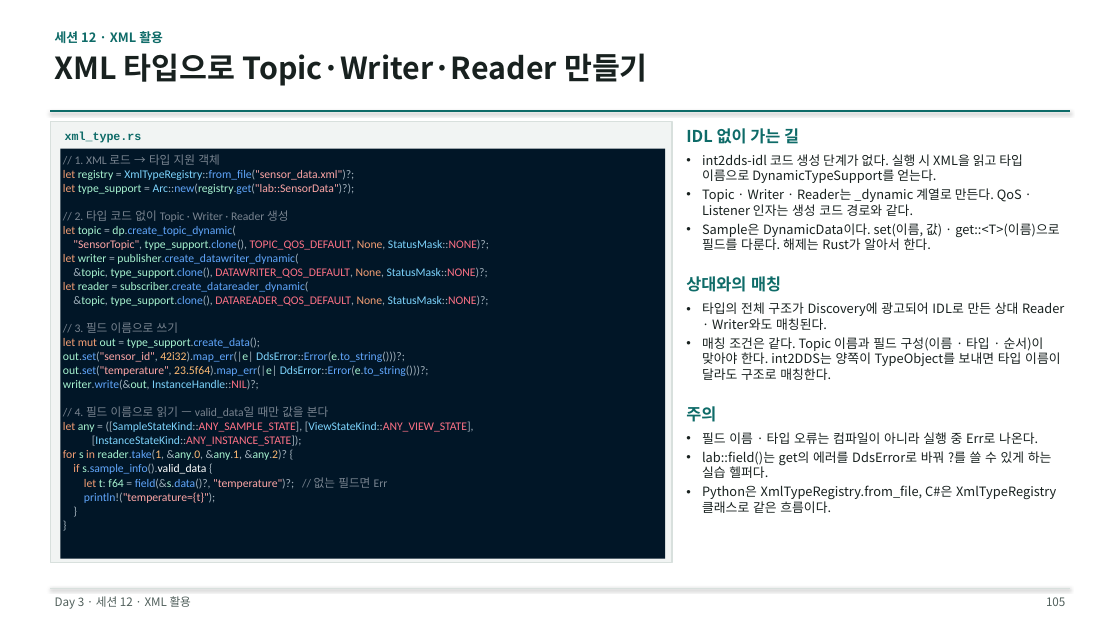
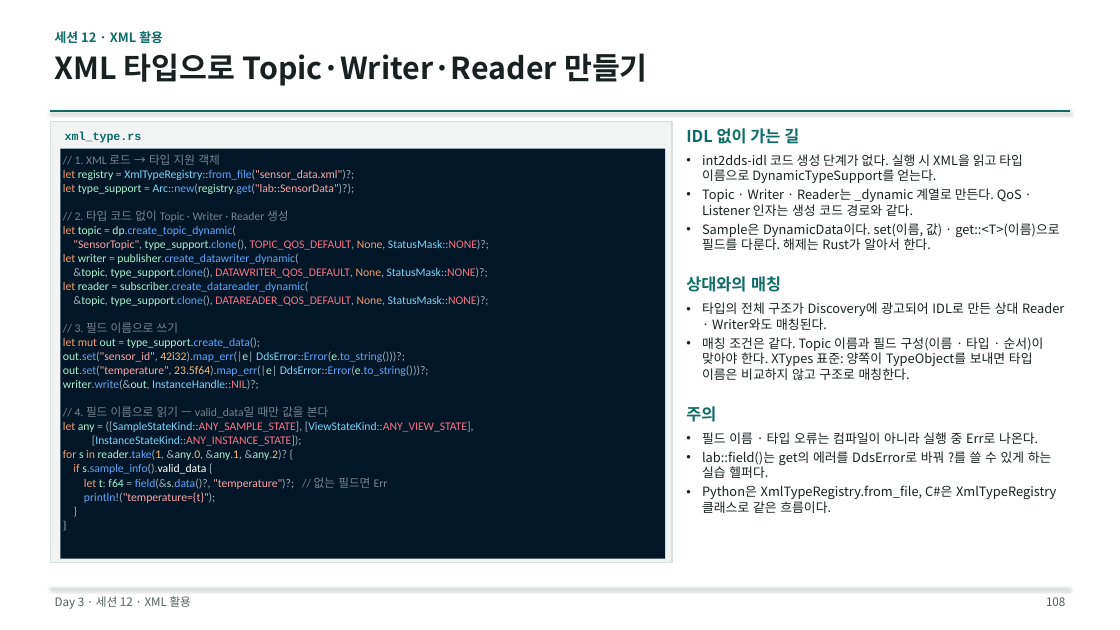
Before and after one commit to IntellectusCorp/int2DDS-lecture, a slide deck: slide 108 of int2dds-lecture-for-beginner.pptx (slide 105 before the commit). Drawn at 1120x630 pixels with LibreOffice and Linux fonts; fonts in the diff are those of the drawing. Boxes give left, top, right and bottom in pixels: in the first picture for what was removed or moved away, otherwise in the second. Text is boxed around its words. In the diff, an @@ line names an element or a change of style, - is before the commit and + after.

```diff
--- a/int2dds-lecture-for-beginner.pptx
+++ b/int2dds-lecture-for-beginner.pptx
@@ text at (702, 337, 1044, 380): text changed @@
-• 매칭 조건은 같다. Topic 이름과 필드 구성(이름 · 타입 · 순서)이 맞아야 한다. int2DDS는 양쪽이 TypeObject를 보내면 타입 이름이 달라도 구조로 매칭한다.
+• 매칭 조건은 같다. Topic 이름과 필드 구성(이름 · 타입 · 순서)이 맞아야 한다. XTypes 표준: 양쪽이 TypeObject를 보내면 타입 이름은 비교하지 않고 구조로 매칭한다.
@@ page number at (1046, 597, 1065, 606): text changed @@
-105
+108
```
Also in this commit, not shown: 9 other slides changed, 4 slides added, 43 other files.
